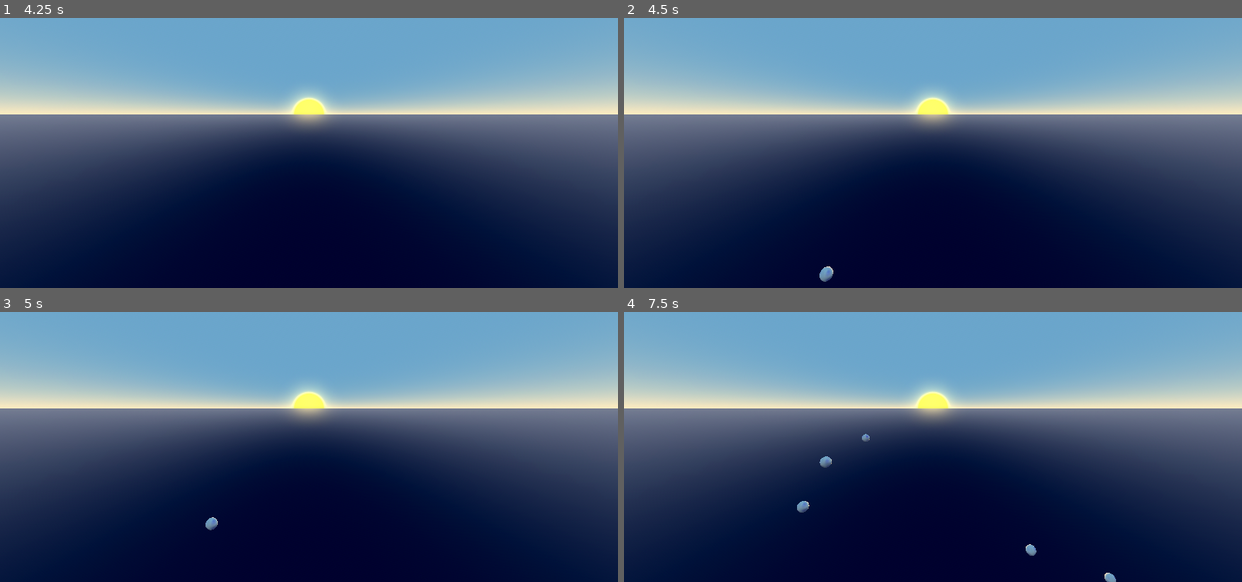
Above: before the commit, frames 1-4 (two rows, left to right).
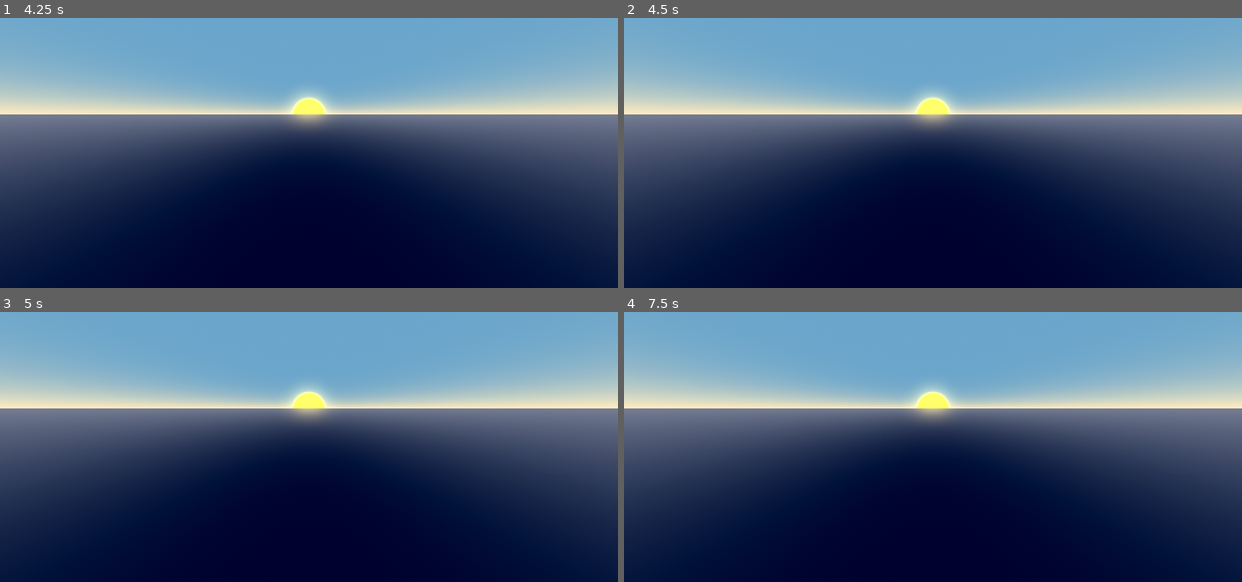
Above: after the commit, the same moments.

Repository: HyperGameDev/Relaxing_Bubble_Pop
Game: Godot game, scene res://ZEN.tscn
Same seed, same stepped clock (60 frames per second), same inputs: the game is played once before the commit and once after it. Sound files missing from this copy of the repository are replaced by a short silence.
Inputs (mouse positions are in pixels of both pictures, inside the frame that each line leads up to):
- Up to frame 1 (4.25 s): tap Enter at 0.5, 2, 3.5 s; move the mouse to (444, 96) at 0.52 s; tap Space at 1.25, 2.75 s; move the mouse to (185, 131) at 1.27 s; move the mouse to (370, 36) at 2.02 s; move the mouse to (278, 182) at 2.77 s; move the mouse to (494, 166) at 3.52 s
- Up to frame 2 (4.5 s): tap Space at 4.25 s; move the mouse to (747, 61) at 4.27 s
- Up to frame 3 (5 s): no input
- Up to frame 4 (7.5 s): move the mouse to (963, 409) at 5.02 s; move the mouse to (840, 322) at 5.77 s; move the mouse to (1068, 390) at 6.52 s; move the mouse to (809, 425) at 7.27 s

Frame 1 is identical in both runs. In frame 2, 0.1% of the frame differs, in the area x 31-34%, y 92-98%; in frame 3, less than 0.1%; in frame 4, 0.3%, in the area x 28-80%, y 45-100%.

Commit message:
quick fix or something

Diff:
--- a/ZEN.tscn
+++ b/ZEN.tscn
@@ -103,7 +103,6 @@
 
 [node name="ZEN" type="Node3D"]
 script = ExtResource("1")
-bubble_speed = 20.0
 
 [node name="DirectionalLight3D" type="DirectionalLight3D" parent="."]
 transform = Transform3D(-1, -1.52855e-14, -8.74228e-08, 0, 1, -1.74846e-07, 8.74228e-08, -1.74846e-07, -1, 0, 0, 0)
--- a/bubble.gd
+++ b/bubble.gd
@@ -11,7 +11,7 @@
 	#body_entered.connect(on_body_entered)
 
 func _physics_process(delta: float) -> void:
-	if global_position.y >= 80:
+	if global_position.y >= 40:
 		blast_bubble()
 
 func on_pop():
Not shown, changed: export/export.zip
Not shown, changed: export/index.html
Not shown, changed: export/index.pck
